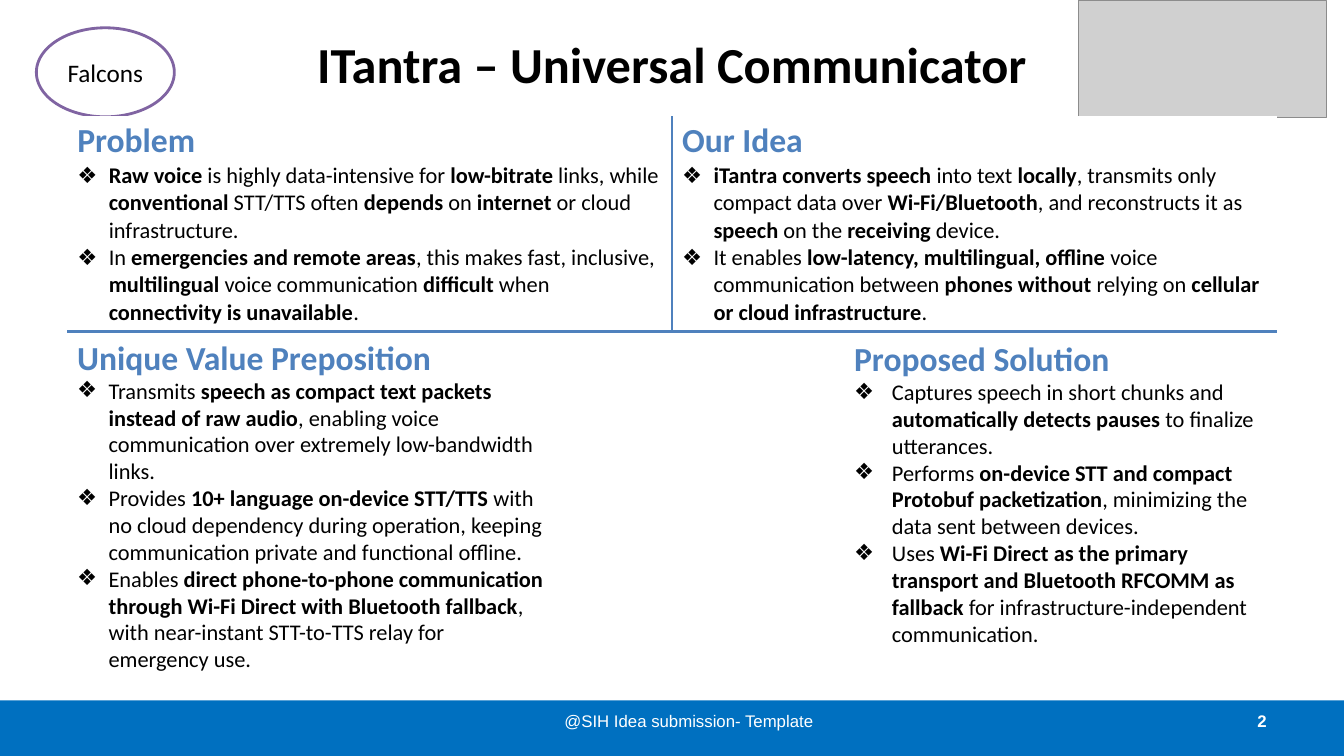
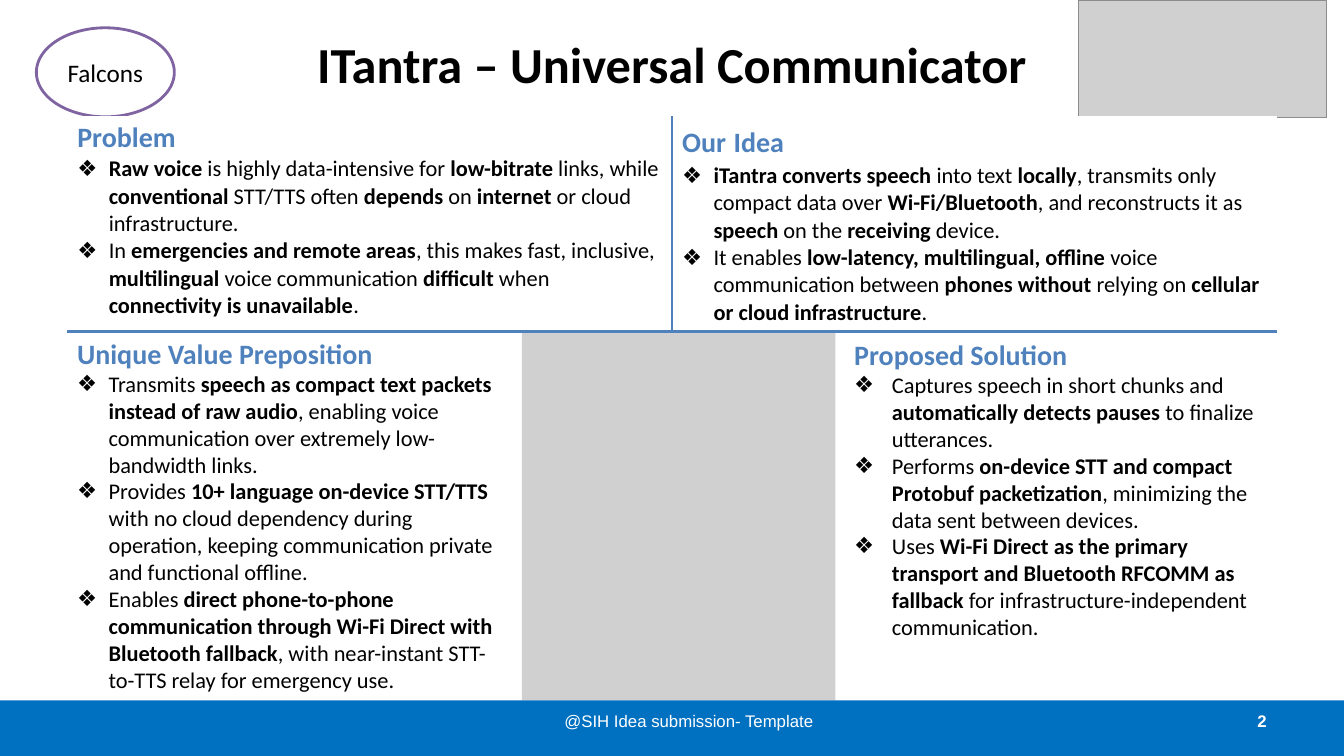
Before and after one commit to Precise-Goals/iTantra-Communication-Ecosystem, a slide deck: slide 2 of Falcons_SIH26173_iTantra.pptx. Drawn at 1344x756 pixels with LibreOffice and Linux fonts; fonts in the diff are those of the drawing; grey boxes stand for pictures. Boxes give left, top, right and bottom in pixels: in the first picture for what was removed or moved away, otherwise in the second. Text is boxed around its words. In the diff, an @@ line names an element or a change of style, - is before the commit and + after.

```diff
--- a/Falcons_SIH26173_iTantra.pptx
+++ b/Falcons_SIH26173_iTantra.pptx
@@ table at (68,116,1277,332) @@
@@ size 24 to 20 pt in "Problem", "Our Idea" @@
@@ picture added at (522,320,836,701) @@
@@ text at (77,344,372,369): size 24 to 20 pt in "Unique Value Preposition" @@
@@ text at (854,345,1067,370): size 24 to 20 pt in "Proposed Solution" @@
```
Also in this commit, not shown: 4 other slides changed, 2 other files.
